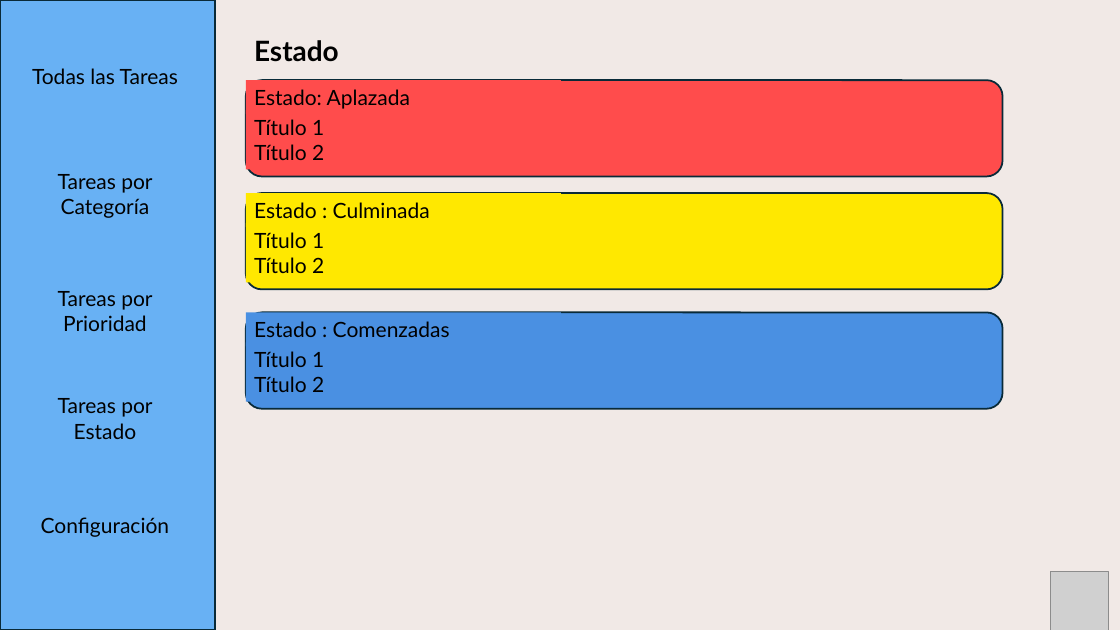
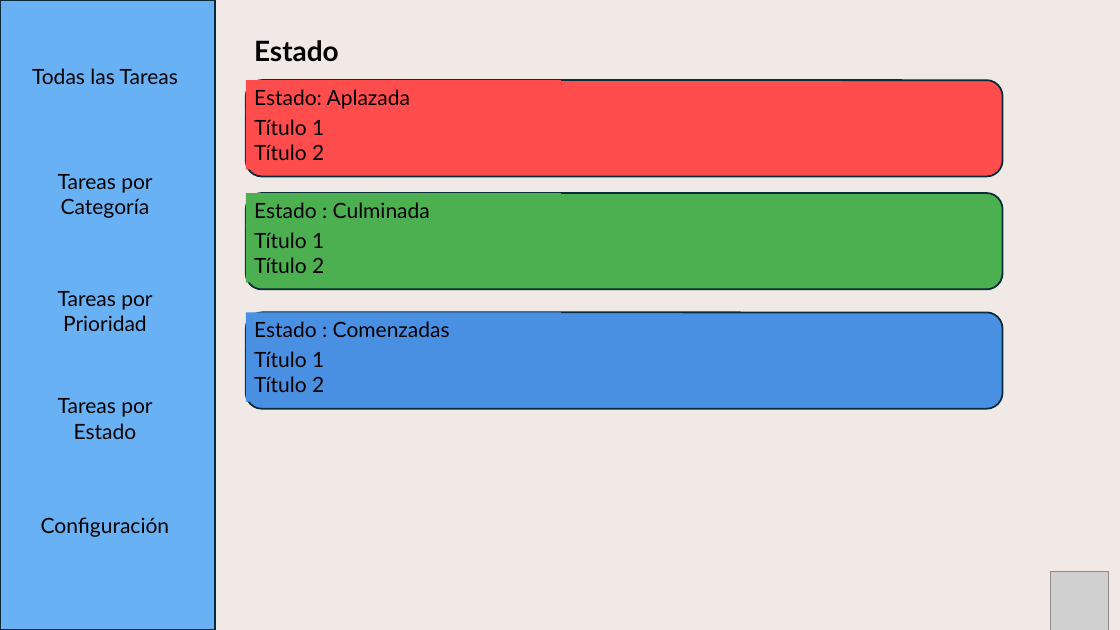
Before and after one commit to Craos6518/Proyecto_To_Do_list_TMS-2024-2, a slide deck: slide 7 of Documentación/Pantalla/Panrtallas.pptx (slide 9 before the commit). Drawn at 1120x630 pixels with LibreOffice and Linux fonts; fonts in the diff are those of the drawing; grey boxes stand for pictures. Boxes give left, top, right and bottom in pixels: in the first picture for what was removed or moved away, otherwise in the second. Text is boxed around its words. In the diff, an @@ line names an element or a change of style, - is before the commit and + after.

```diff
--- a/Documentación/Pantalla/Panrtallas.pptx
+++ b/Documentación/Pantalla/Panrtallas.pptx
@@ rectangle "Estado : Culminada" at [246,193,561,227]: fill #FFE800 to #4CAF50 @@
@@ rounded rectangle at [246,193,1003,290]: fill #FFE800 to #4CAF50 @@
```
Also in this commit, not shown: 2 other slides changed, 4 slides removed, 6 other files.
